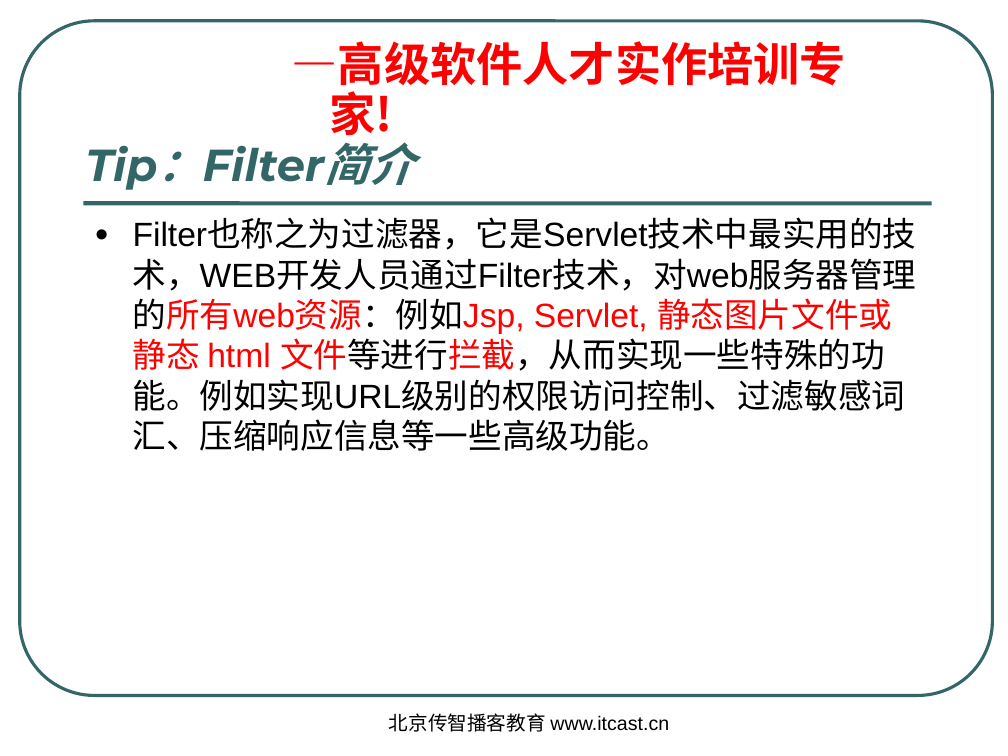
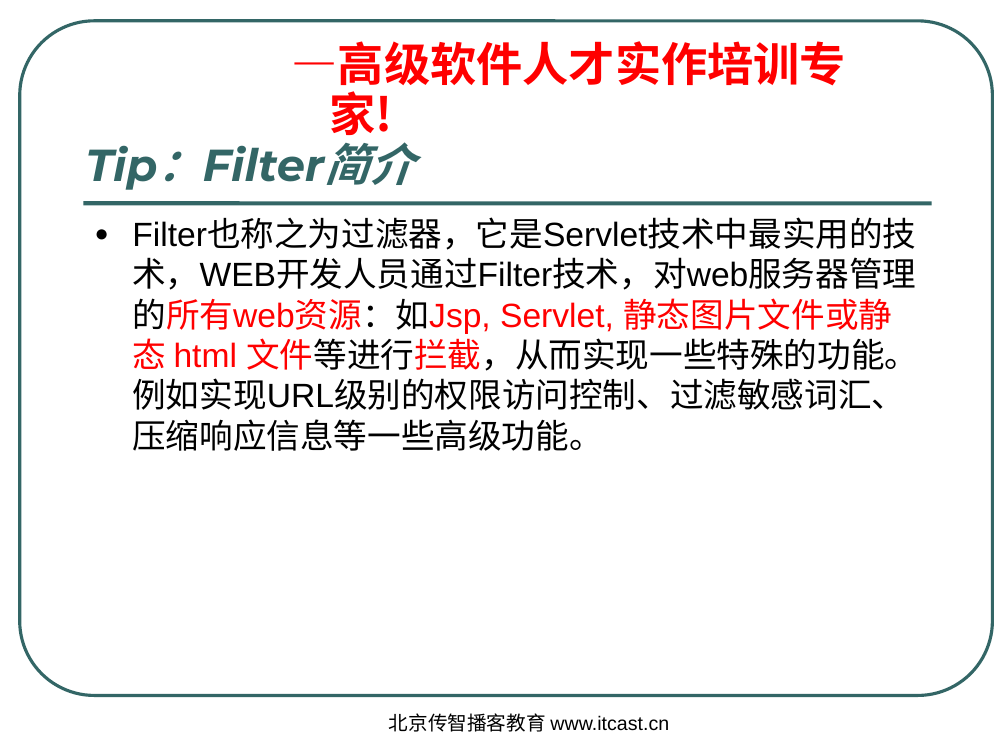
Before and after one commit to monotonewang/ServletMirror, a slide deck: slide 2 of web/WEB-INF/ppt/filter/Servlet过滤器.ppt. Drawn at 1008x756 pixels with LibreOffice and Linux fonts; fonts in the diff are those of the drawing; background and template pictures are left out. Boxes give left, top, right and bottom in pixels: in the first picture for what was removed or moved away, otherwise in the second. Text is boxed around its words. In the diff, an @@ line names an element or a change of style, - is before the commit and + after.

Commit message:
add -->servlet filter

```diff
--- a/web/WEB-INF/ppt/filter/Servlet过滤器.ppt
+++ b/web/WEB-INF/ppt/filter/Servlet过滤器.ppt
@@ text at (132, 219, 918, 451): text changed @@
-● Filter也称之为过滤器，它是Servlet技术中最实用的技术，WEB开发人员通过Filter技术，对web服务器管理的所有web资源：例如Jsp, Servlet, 静态图片文件或静态 html 文件等进行拦截，从而实现一些特殊的功能。例如实现URL级别的权限访问控制、过滤敏感词汇、压缩响应信息等一些高级功能。
+● Filter也称之为过滤器，它是Servlet技术中最实用的技术，WEB开发人员通过Filter技术，对web服务器管理的所有web资源：如Jsp, Servlet, 静态图片文件或静态 html 文件等进行拦截，从而实现一些特殊的功能。例如实现URL级别的权限访问控制、过滤敏感词汇、压缩响应信息等一些高级功能。
```
Also in this commit, not shown: 1 other slide changed.
